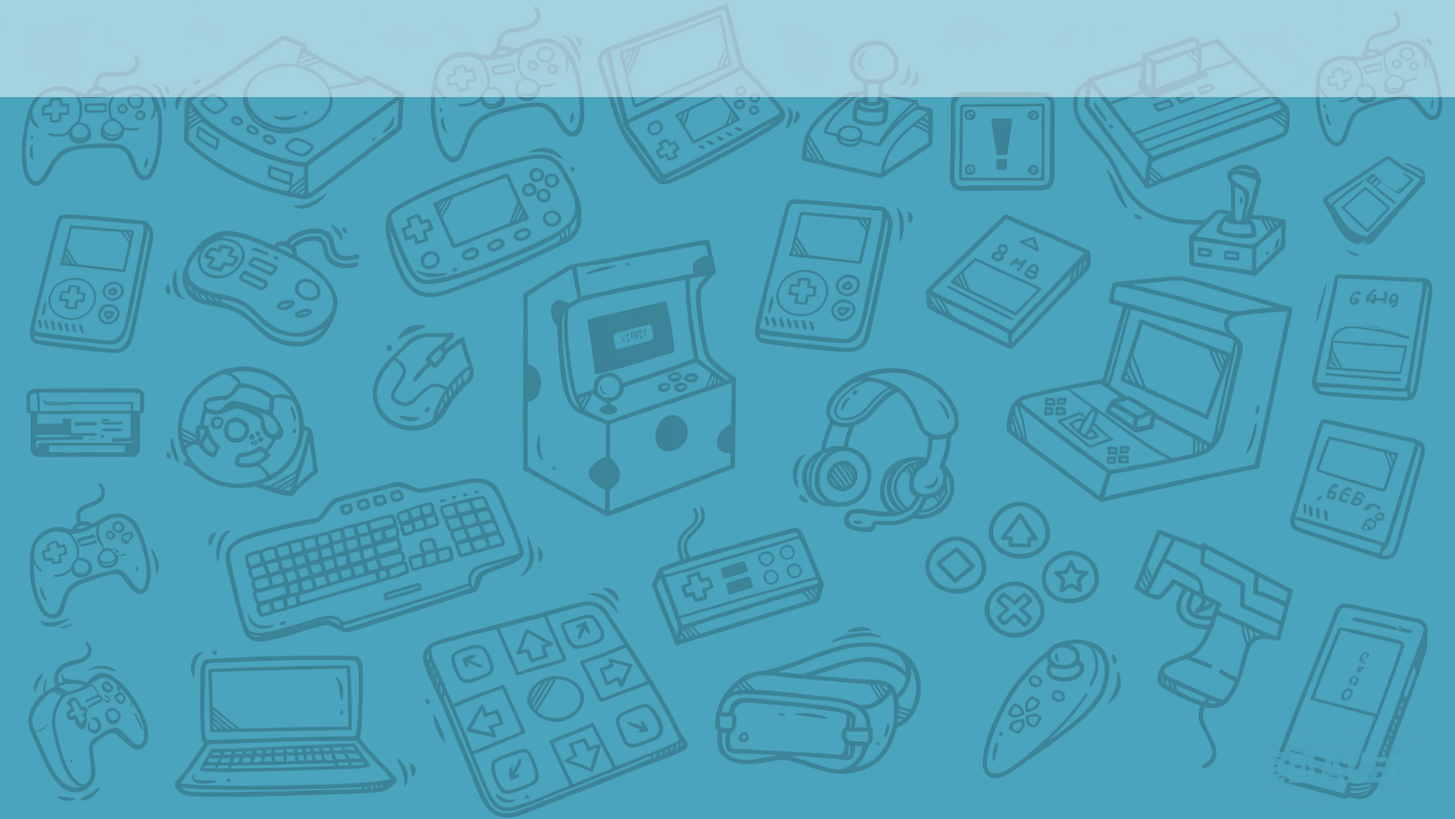
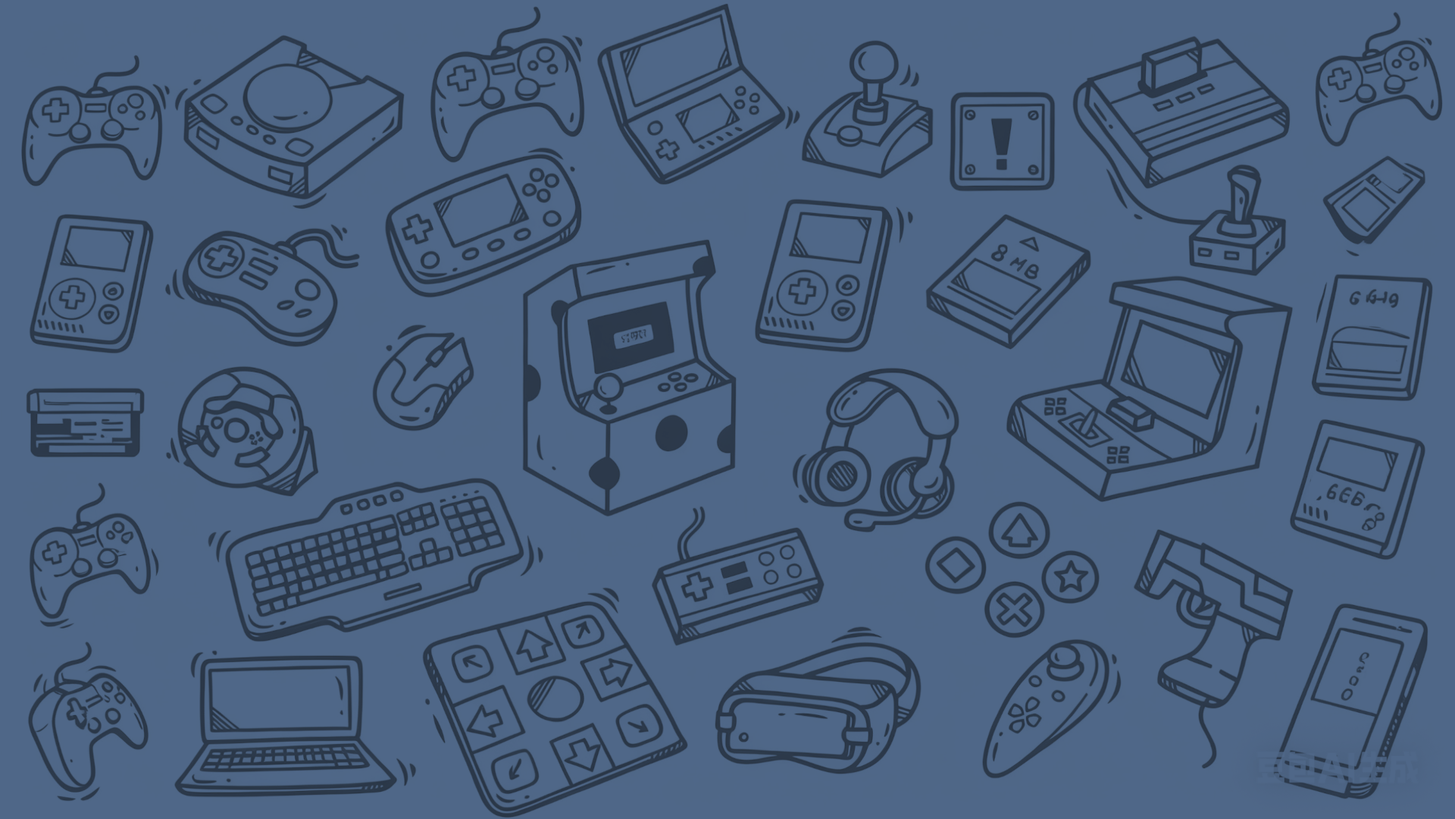
The second 1455x819 image is a revision of the first. Changes to its layers:
hid "图层 #1" over [0, 0, 1455, 98]
"按图生成图像.png": opacity 22% → 50% over [0, 0, 1455, 819]
painted on "图层" over [0, 0, 1455, 819]
